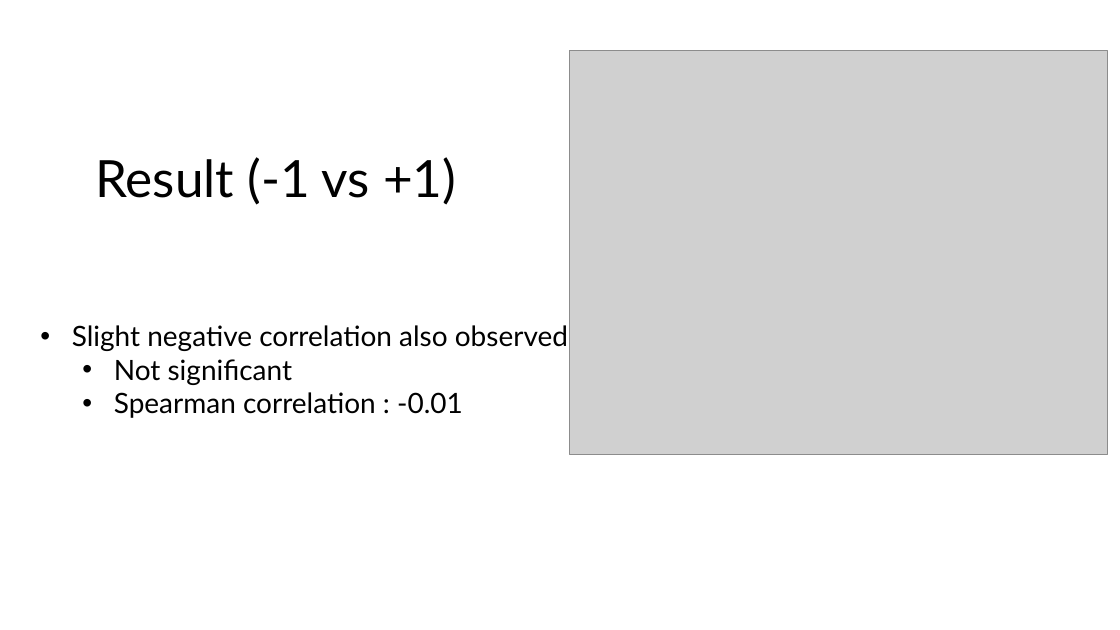
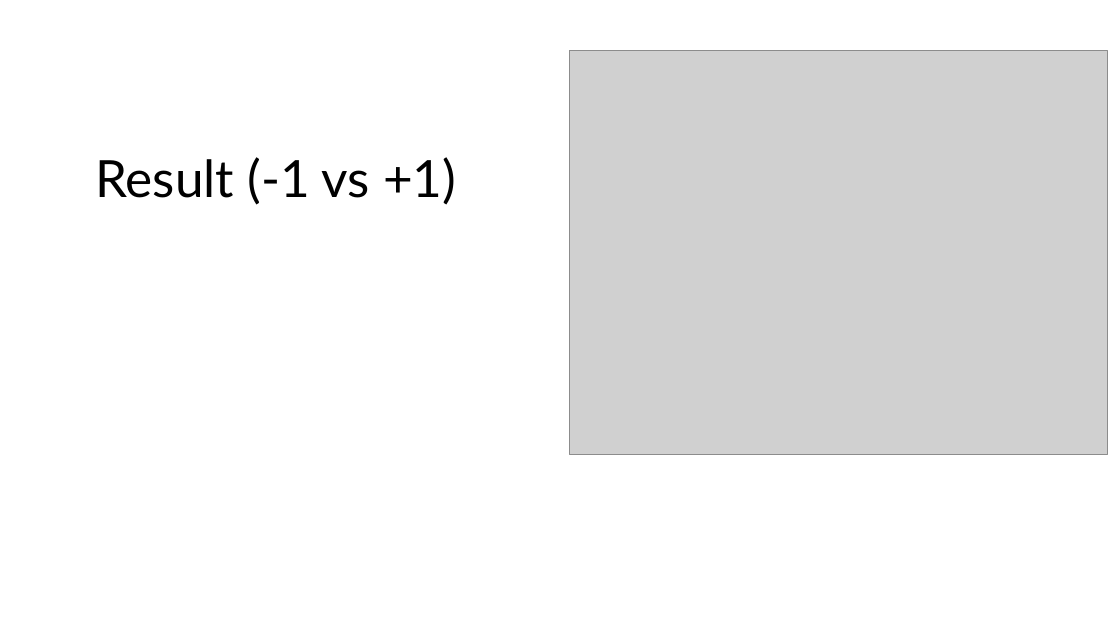
Before and after one commit to Awelson/MasterProject, a slide deck: slide 10 of Presentation1.pptx (slide 6 before the commit). Drawn at 1120x630 pixels with LibreOffice and Linux fonts; fonts in the diff are those of the drawing; grey boxes stand for pictures. Boxes give left, top, right and bottom in pixels: in the first picture for what was removed or moved away, otherwise in the second. Text is boxed around its words. In the diff, an @@ line names an element or a change of style, - is before the commit and + after.

```diff
--- a/Presentation1.pptx
+++ b/Presentation1.pptx
@@ text removed at [72,325,568,418] @@
-• Slight negative correlation also observed
-  • Not significant
-  • Spearman correlation : -0.01
```
Also in this commit, not shown: 4 other slides changed, 6 slides added, 2 slides removed, 12 other files.
